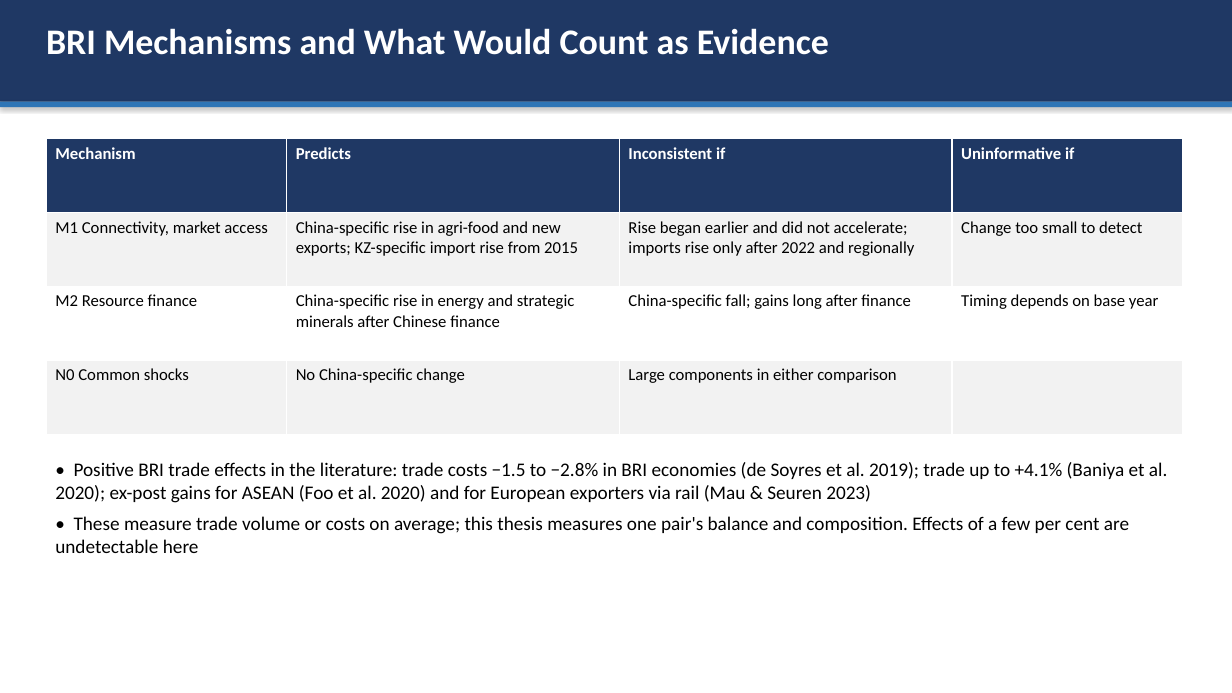
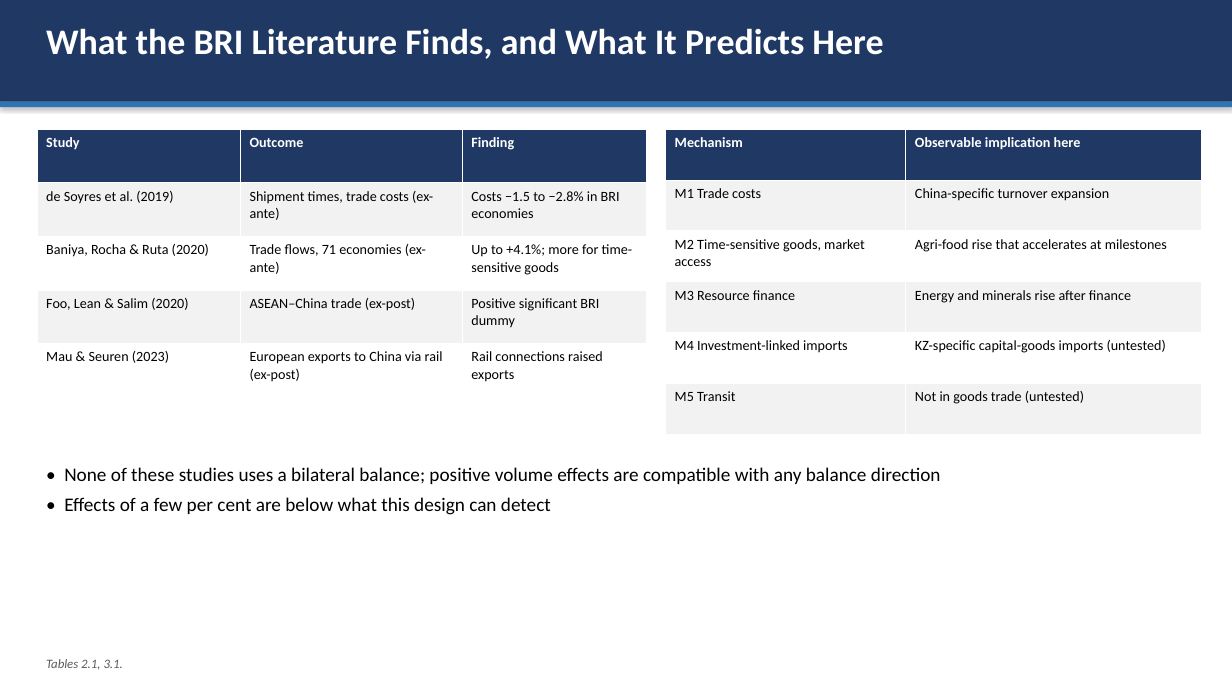
Before and after one commit to omirbeknikar-ship-it/dissertation-final, a slide deck: slide 5 of Paper/defense_presentation.pptx. Drawn at 1232x693 pixels with LibreOffice and Linux fonts; fonts in the diff are those of the drawing. Boxes give left, top, right and bottom in pixels: in the first picture for what was removed or moved away, otherwise in the second. Text is boxed around its words. In the diff, an @@ line names an element or a change of style, - is before the commit and + after.

Commit message:
Final validation: balance vs relationship, turnover, mechanism scorecard, dated milestones and alternative break years, extended comparators, narrowed conclusions; rewritten supervisor reply, slides and script

```diff
--- a/Paper/defense_presentation.pptx
+++ b/Paper/defense_presentation.pptx
@@ text at <box>46,28,883,59</box>: text changed @@
-BRI Mechanisms and What Would Count as Evidence
+What the BRI Literature Finds, and What It Predicts Here
@@ table at <box>37,129,647,397</box> @@
-Mechanism | Predicts | Inconsistent if | Uninformative if
-M1 Connectivity, market access | China-specific rise in agri-food and new exports; KZ-specific import rise from 2015 | Rise began earlier and did not accelerate; imports rise only after 2022 and regionally | Change too small to detect
-M2 Resource finance | China-specific rise in energy and strategic minerals after Chinese finance | China-specific fall; gains long after finance | Timing depends on base year
-N0 Common shocks | No China-specific change | Large components in either comparison | 
+Study | Outcome | Finding
+de Soyres et al. (2019) | Shipment times, trade costs (ex-ante) | Costs −1.5 to −2.8% in BRI economies
+Baniya, Rocha & Ruta (2020) | Trade flows, 71 economies (ex-ante) | Up to +4.1%; more for time-sensitive goods
+Foo, Lean & Salim (2020) | ASEAN–China trade (ex-post) | Positive significant BRI dummy
+Mau & Seuren (2023) | European exports to China via rail (ex-post) | Rail connections raised exports
@@ table: place and size @@
-table at <box>46,139,1183,434</box>
+table at <box>37,129,647,397</box>
@@ table added at <box>665,129,1202,434</box>, 6 rows, 2 columns @@
+Mechanism | Observable implication here
+M1 Trade costs | China-specific turnover expansion
+M2 Time-sensitive goods, market access | Agri-food rise that accelerates at milestones
+M3 Resource finance | Energy and minerals rise after finance
+M4 Investment-linked imports | KZ-specific capital-goods imports (untested)
+M5 Transit | Not in goods trade (untested)
@@ text at <box>64,467,941,515</box>: text changed @@
-• Positive BRI trade effects in the literature: trade costs −1.5 to −2.8% in BRI economies (de Soyres et al. 2019); trade up to +4.1% (Baniya et al. 2020); ex-post gains for ASEAN (Foo et al. 2020) and for European exporters via rail (Mau & Seuren 2023)
-• These measure trade volume or costs on average; this thesis measures one pair's balance and composition. Effects of a few per cent are undetectable here
+• None of these studies uses a bilateral balance; positive volume effects are compatible with any balance direction
+• Effects of a few per cent are below what this design can detect
@@ text added at <box>46,659,123,670</box>, 10 pt, text #595959, italic @@
+Tables 2.1, 3.1.
```
Also in this commit, not shown: 11 other slides changed, 3 slides added, 3 slides removed, 26 other files.
